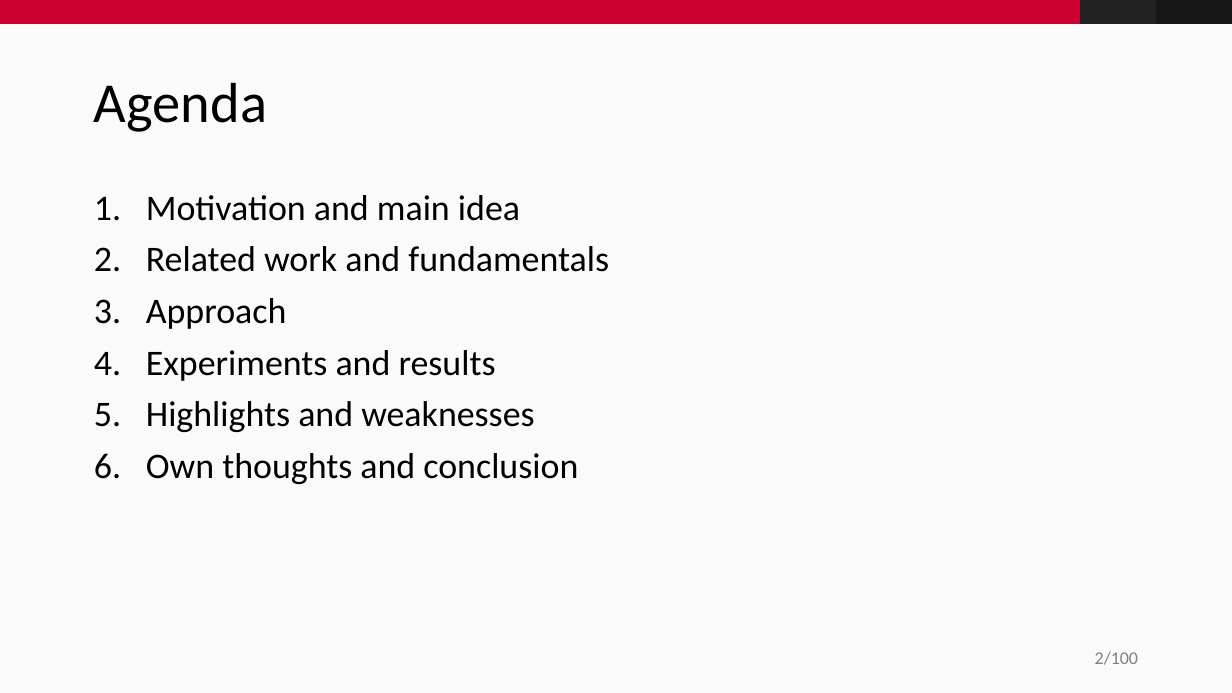
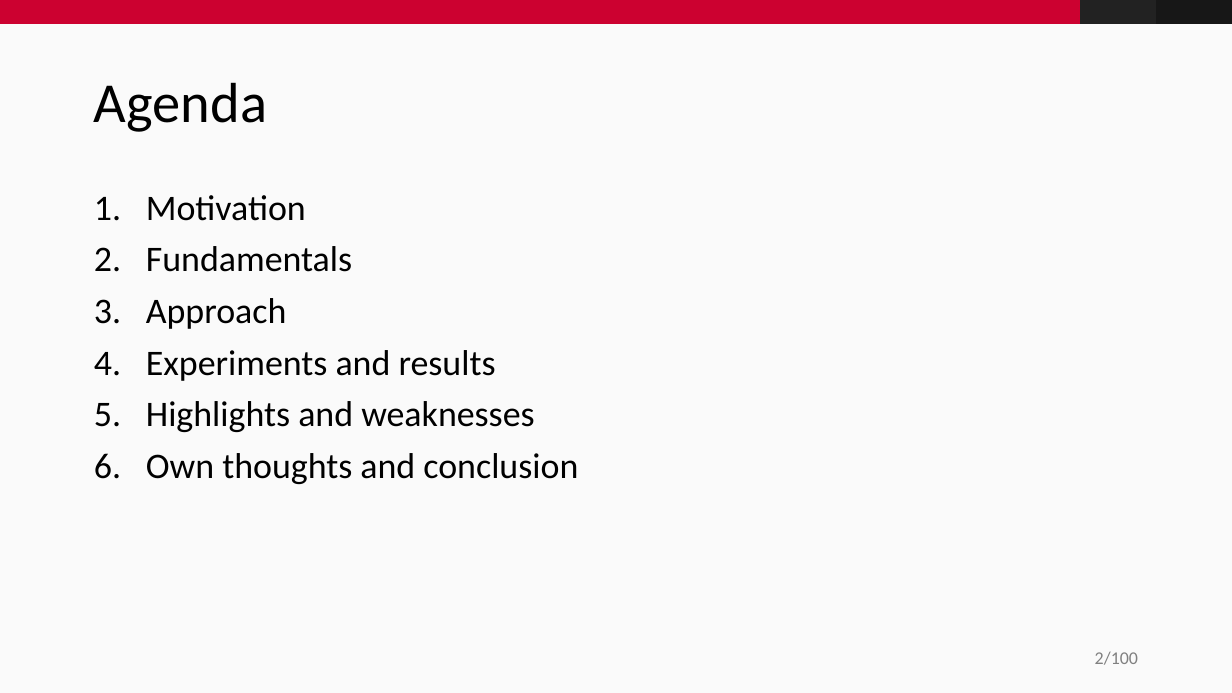
Before and after one commit to fidsusj/CVDL-Seminar, a slide deck: slide 2 of presentation/presentation.pptx. Drawn at 1232x693 pixels with LibreOffice and Linux fonts; fonts in the diff are those of the drawing; background and template pictures are left out. Boxes give left, top, right and bottom in pixels: in the first picture for what was removed or moved away, otherwise in the second. Text is boxed around its words. In the diff, an @@ line names an element or a change of style, - is before the commit and + after.

Commit message:
added fundamentals

```diff
--- a/presentation/presentation.pptx
+++ b/presentation/presentation.pptx
@@ text at [146, 195, 352, 272]: text changed @@
-1. Motivation and main idea
-2. Related work and fundamentals
+1. Motivation
+2. Fundamentals
```
Also in this commit, not shown: 2 other slides changed, 5 slides added, 1 slide removed.
